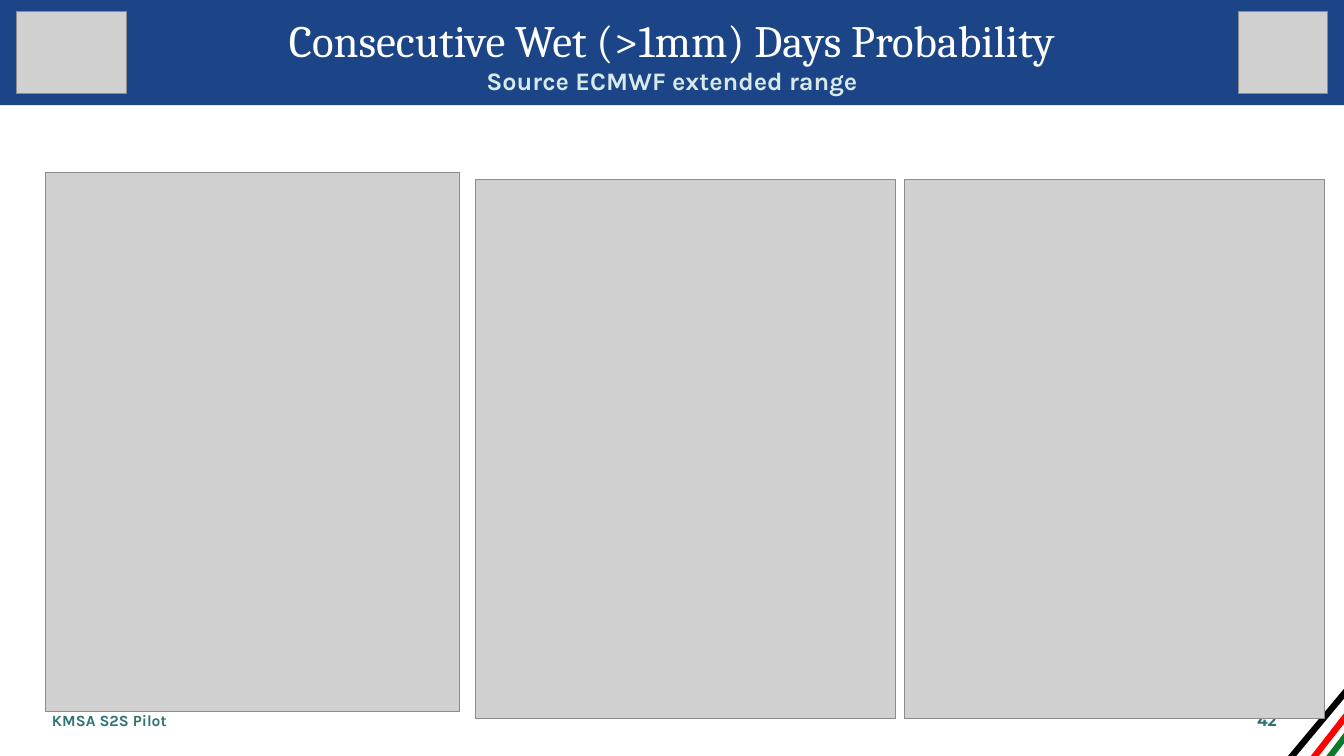
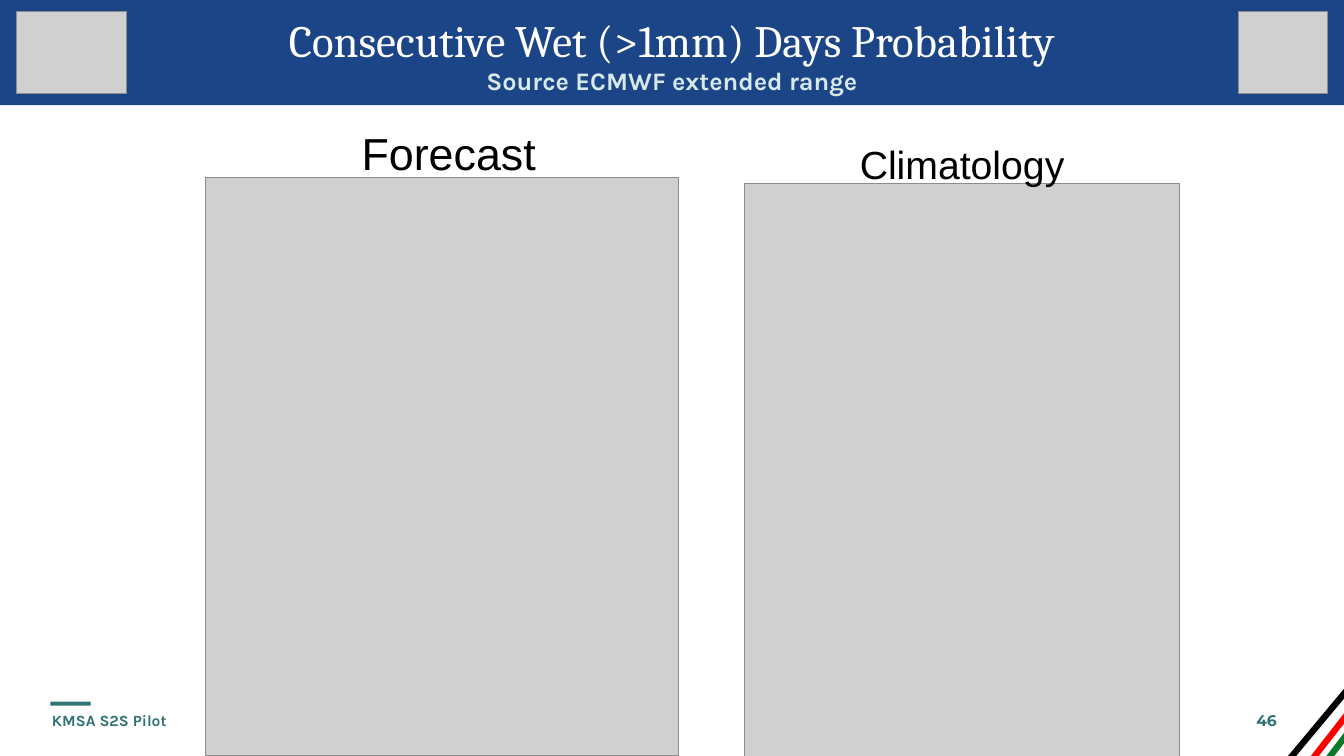
Before and after one commit to alecjong-lab/ECMWF-S2S4AFRICA, a slide deck: slide 46 of WeatherbriefingKenya_template3.pptx (slide 42 before the commit). Drawn at 1344x756 pixels with LibreOffice and Linux fonts; fonts in the diff are those of the drawing; grey boxes stand for pictures; background and template pictures are left out. Boxes give left, top, right and bottom in pixels: in the first picture for what was removed or moved away, otherwise in the second. Text is boxed around its words. In the diff, an @@ line names an element or a change of style, - is before the commit and + after.

Commit message:
Add climatology onset briefings
Adds new onset and wet-spell climatology visuals to the Kenya weather briefing deck, including ECMWF/GEFS 10 mm variants and reforecast-archive climatology plots. Updates the PPT template to include the new slide objects and marks those climatology images as optional in the briefing pipeline so the email still sends if archive fetches are missing. Also refreshes the rainfall onset climatology titles to show the current calendar date instead of reforecast counts.

```diff
--- a/WeatherbriefingKenya_template3.pptx
+++ b/WeatherbriefingKenya_template3.pptx
@@ text added at [362, 139, 536, 179], 32 pt, text #000000 @@
+Forecast
@@ picture: place and size @@
-picture at [45, 173, 460, 712]
+picture at [206, 177, 679, 756]
@@ picture removed at [476, 179, 896, 718] @@
@@ text added at [860, 150, 1065, 187], 28 pt, text #000000 @@
+Climatology
@@ picture removed at [905, 179, 1326, 718] @@
@@ picture added at [744, 184, 1180, 756] @@
@@ rectangle added at [50, 702, 91, 706], fill #2F7372 @@
@@ page number at [1256, 715, 1276, 726]: text changed @@
-42
+46
```
Also in this commit, not shown: 5 slides added, 2 other files.
